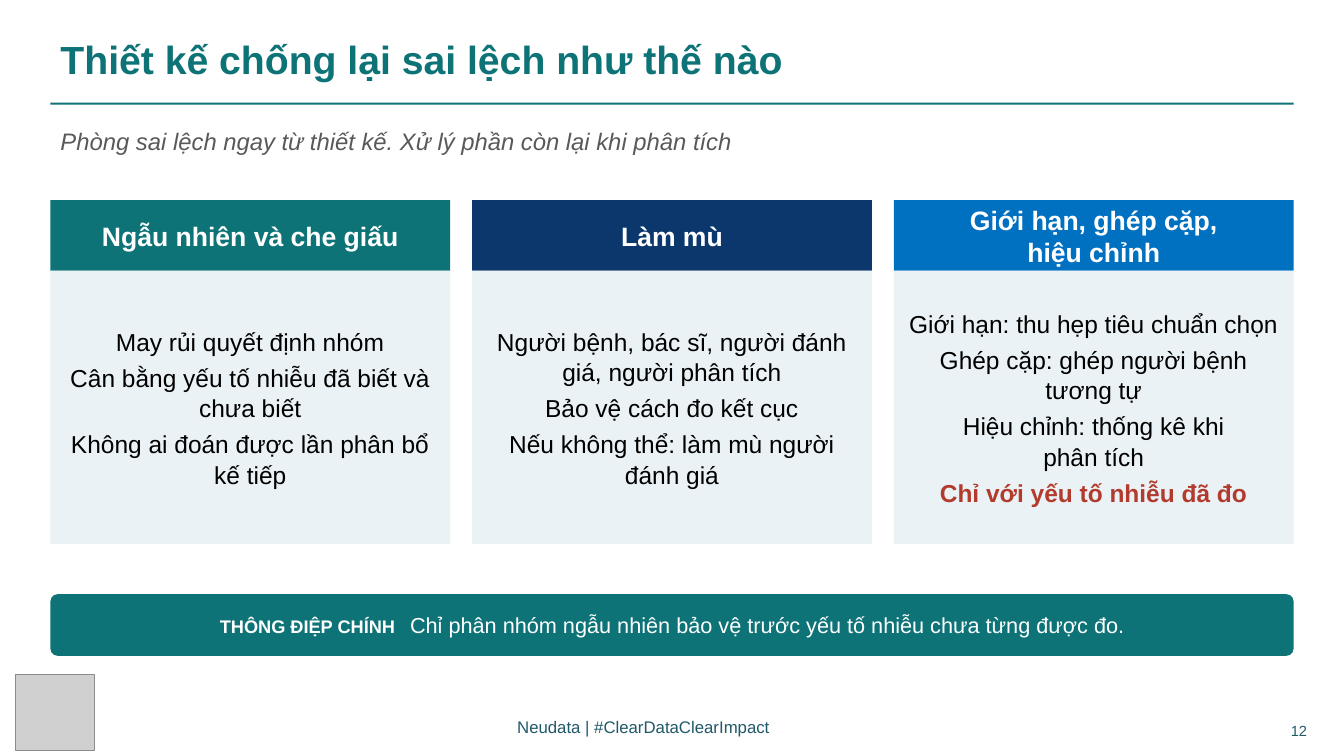
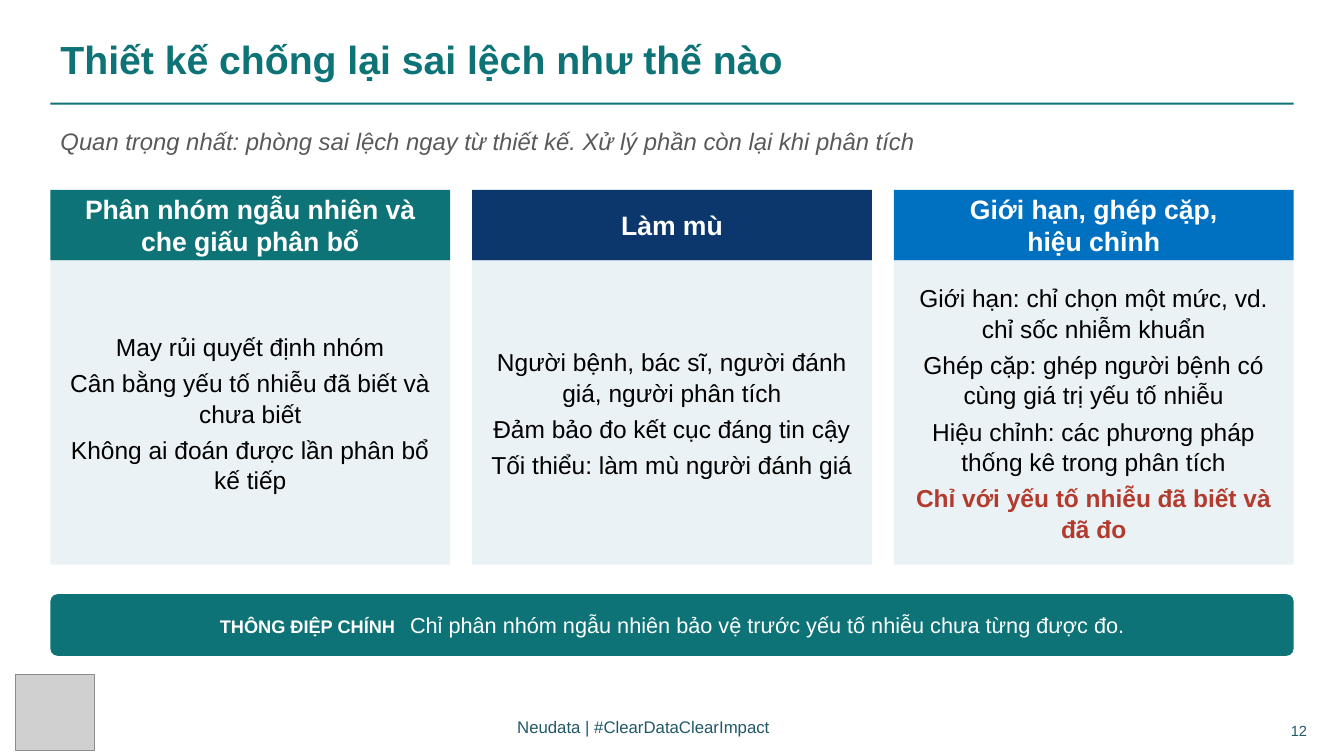
Before and after one commit to neu-data/FoundationsofClinicalResearch, a slide deck: slide 12 of vi/files/slides/Session_4_VN.pptx. Drawn at 1344x756 pixels with LibreOffice and Linux fonts; fonts in the diff are those of the drawing; grey boxes stand for pictures. Boxes give left, top, right and bottom in pixels: in the first picture for what was removed or moved away, otherwise in the second. Text is boxed around its words. In the diff, an @@ line names an element or a change of style, - is before the commit and + after.

```diff
--- a/vi/files/slides/Session_4_VN.pptx
+++ b/vi/files/slides/Session_4_VN.pptx
@@ text at (x1=60, y1=131, x2=914, y2=155): text changed @@
-Phòng sai lệch ngay từ thiết kế. Xử lý phần còn lại khi phân tích
+Quan trọng nhất: phòng sai lệch ngay từ thiết kế. Xử lý phần còn lại khi phân tích
@@ 3 rectangles moved together from (x1=50, y1=201, x2=1295, y2=271) to (x1=50, y1=191, x2=1295, y2=261) @@
@@ text in rectangle at (x1=85, y1=199, x2=416, y2=257): text changed @@
-Ngẫu nhiên và che giấu
+Phân nhóm ngẫu nhiên và che giấu phân bổ
@@ rectangle "May rủi quyết định nhóm" resized from (x1=50, y1=271, x2=451, y2=544) to (x1=50, y1=261, x2=451, y2=566) @@
@@ rectangle "Người bệnh, bác sĩ, người ..." resized from (x1=472, y1=271, x2=872, y2=544) to (x1=472, y1=261, x2=872, y2=566) @@
@@ rectangle "Giới hạn: chỉ chọn một ..." resized from (x1=894, y1=271, x2=1295, y2=544) to (x1=894, y1=261, x2=1295, y2=566) @@
@@ text in rectangle at (x1=916, y1=288, x2=1270, y2=539): text changed @@
-Giới hạn: thu hẹp tiêu chuẩn chọn
-Ghép cặp: ghép người bệnh tương tự
-Hiệu chỉnh: thống kê khi phân tích
-Chỉ với yếu tố nhiễu đã đo
+Giới hạn: chỉ chọn một mức, vd. chỉ sốc nhiễm khuẩn
+Ghép cặp: ghép người bệnh có cùng giá trị yếu tố nhiễu
+Hiệu chỉnh: các phương pháp thống kê trong phân tích
+Chỉ với yếu tố nhiễu đã biết và đã đo
@@ text in rectangle at (x1=491, y1=419, x2=852, y2=479): text changed @@
-Bảo vệ cách đo kết cục
-Nếu không thể: làm mù người đánh giá
+Đảm bảo đo kết cục đáng tin cậy
+Tối thiểu: làm mù người đánh giá
```
Also in this commit, not shown: 17 other slides changed, 2 slides added, 44 other files.
